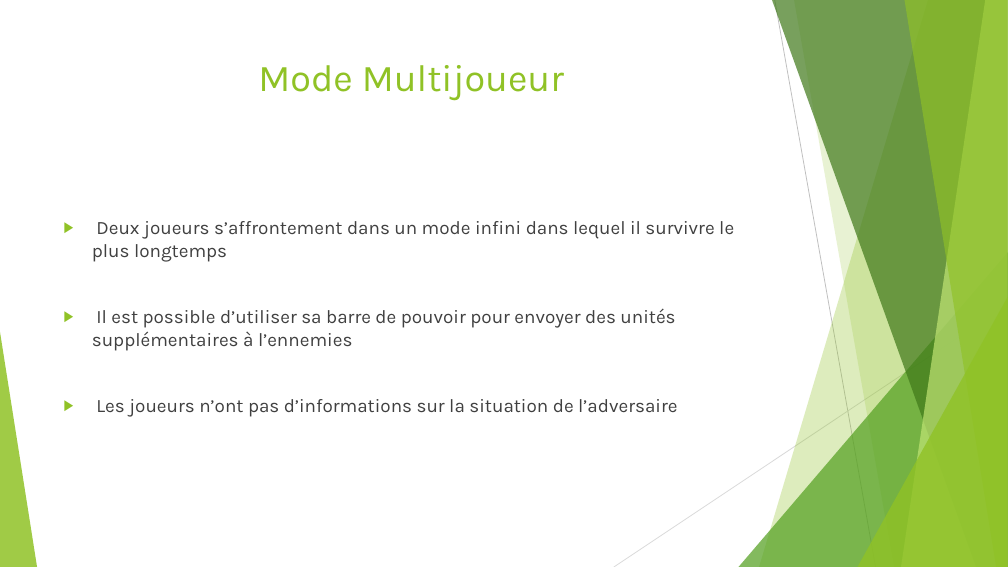
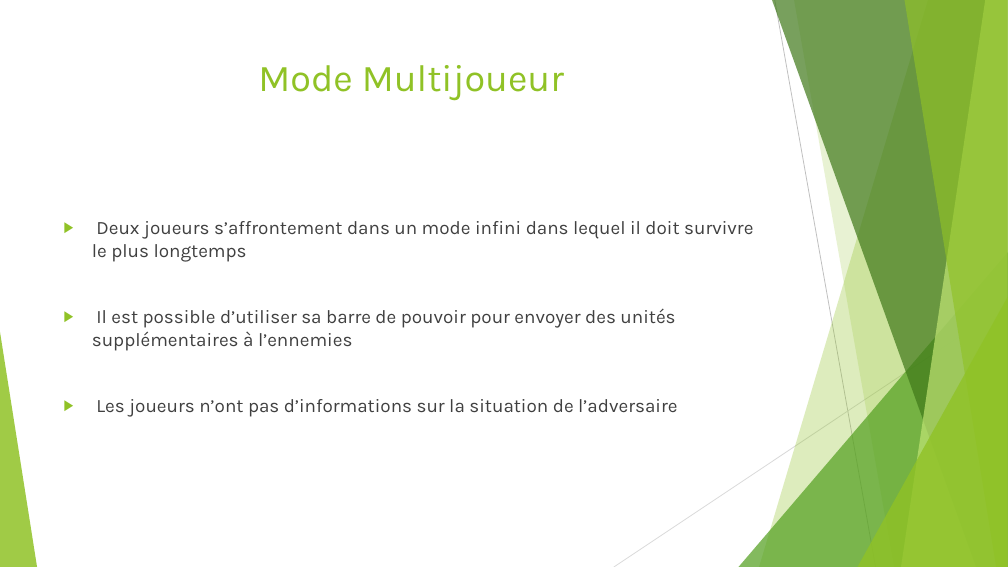
Before and after one commit to Lordrak/Tower-Defense, a slide deck: slide 11 of GameDoc/PYF.pptx. Drawn at 1008x567 pixels with LibreOffice and Linux fonts; fonts in the diff are those of the drawing. Boxes give left, top, right and bottom in pixels: in the first picture for what was removed or moved away, otherwise in the second. Text is boxed around its words. In the diff, an @@ line names an element or a change of style, - is before the commit and + after.

Commit message:
ajout

```diff
--- a/GameDoc/PYF.pptx
+++ b/GameDoc/PYF.pptx
@@ text at (92,221,753,262): text changed @@
-▶ Deux joueurs s’affrontement dans un mode infini dans lequel il survivre le plus longtemps
+▶ Deux joueurs s’affrontement dans un mode infini dans lequel il doit survivre le plus longtemps
```
